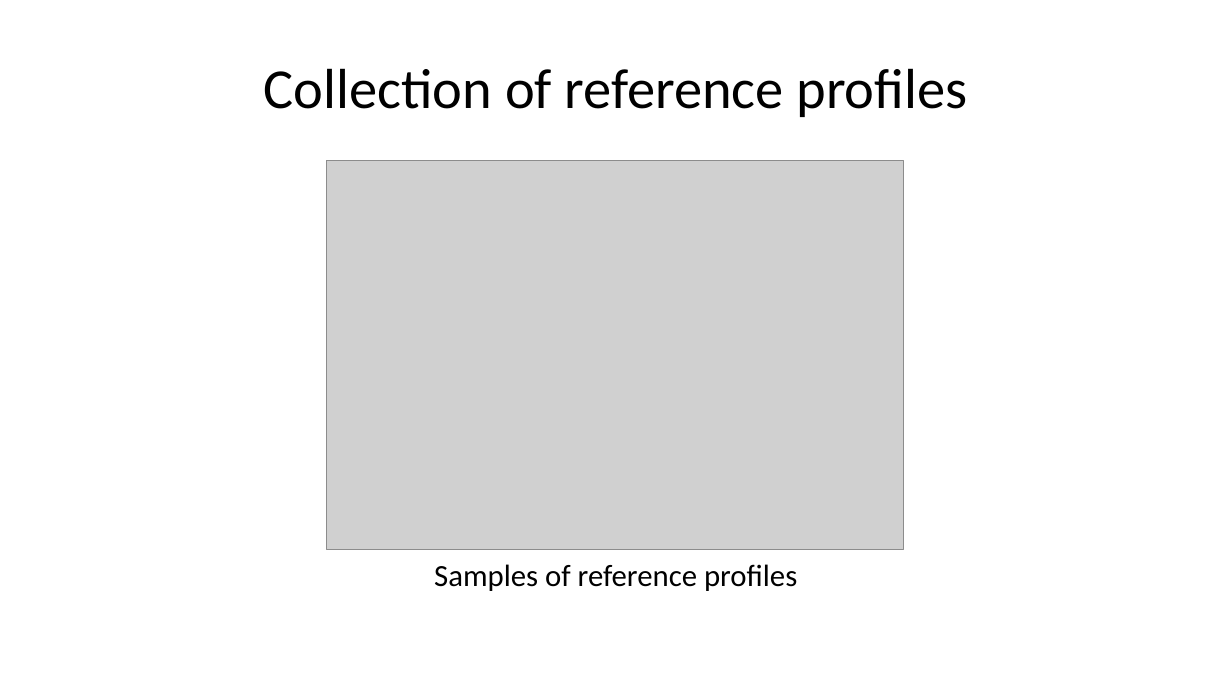
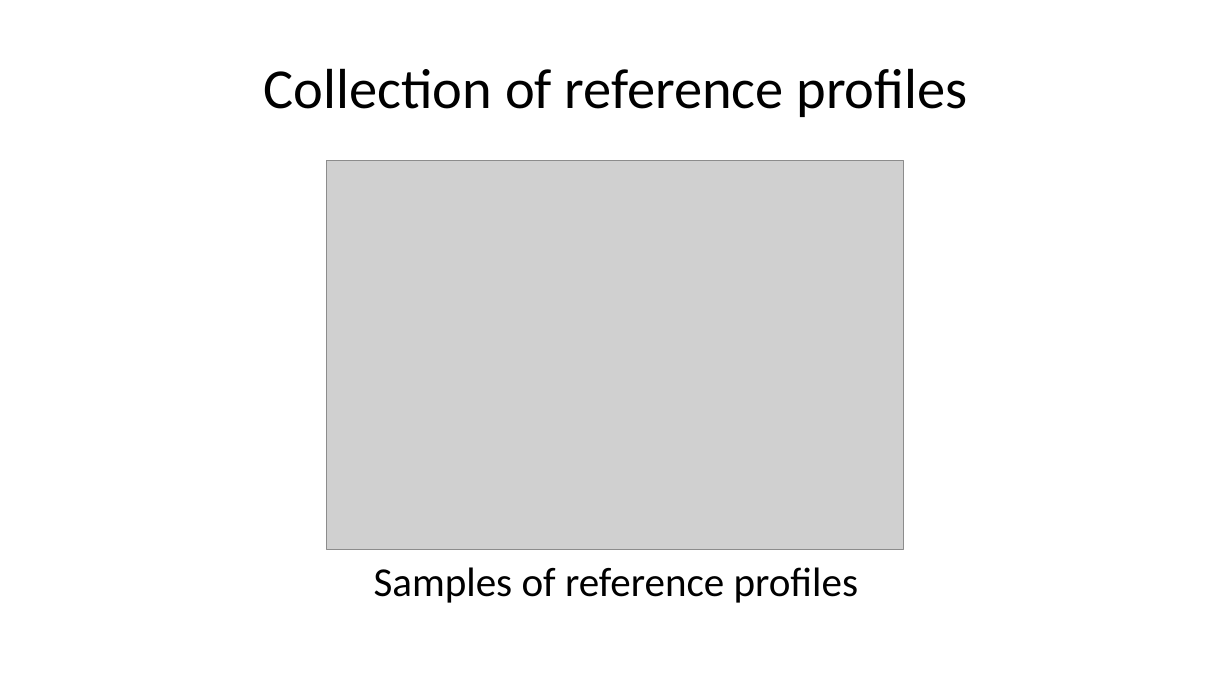
Before and after one commit to pvgenuchten/slides, a slide deck: slide 4 of slides/2026-metadataatisric.pptx. Drawn at 1232x693 pixels with LibreOffice and Linux fonts; fonts in the diff are those of the drawing; grey boxes stand for pictures. Boxes give left, top, right and bottom in pixels: in the first picture for what was removed or moved away, otherwise in the second. Text is boxed around its words. In the diff, an @@ line names an element or a change of style, - is before the commit and + after.

```diff
--- a/slides/2026-metadataatisric.pptx
+++ b/slides/2026-metadataatisric.pptx
@@ text "Samples of reference profiles" at <box>374,567,858,603</box>: size 18 to 24 pt; more space between paragraphs @@
```
Also in this commit, not shown: 1 other slide changed, 45 other files.
